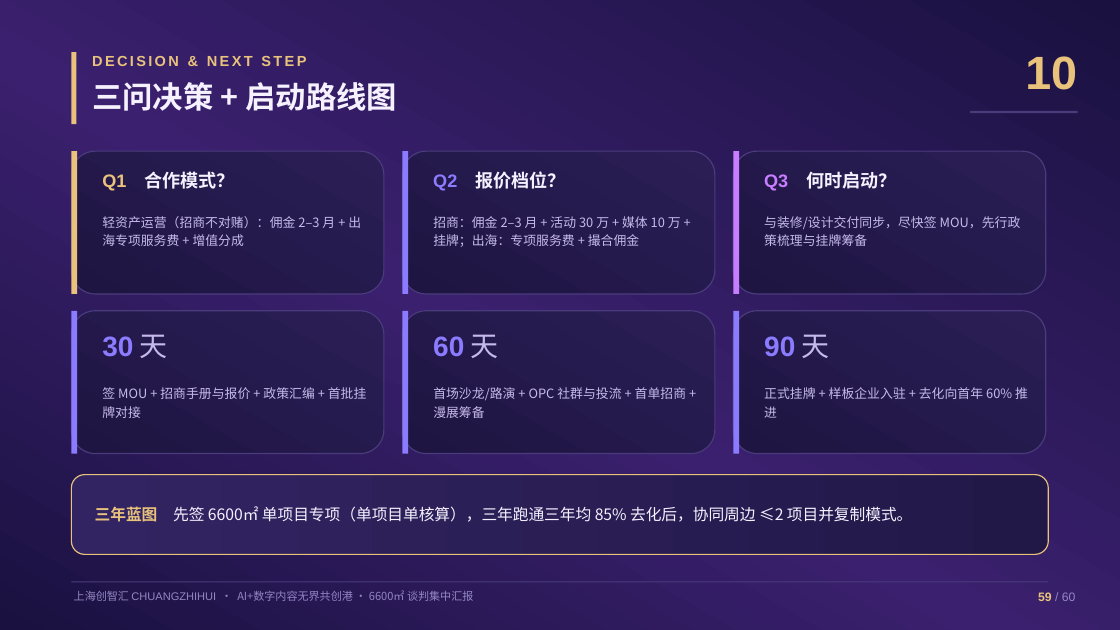
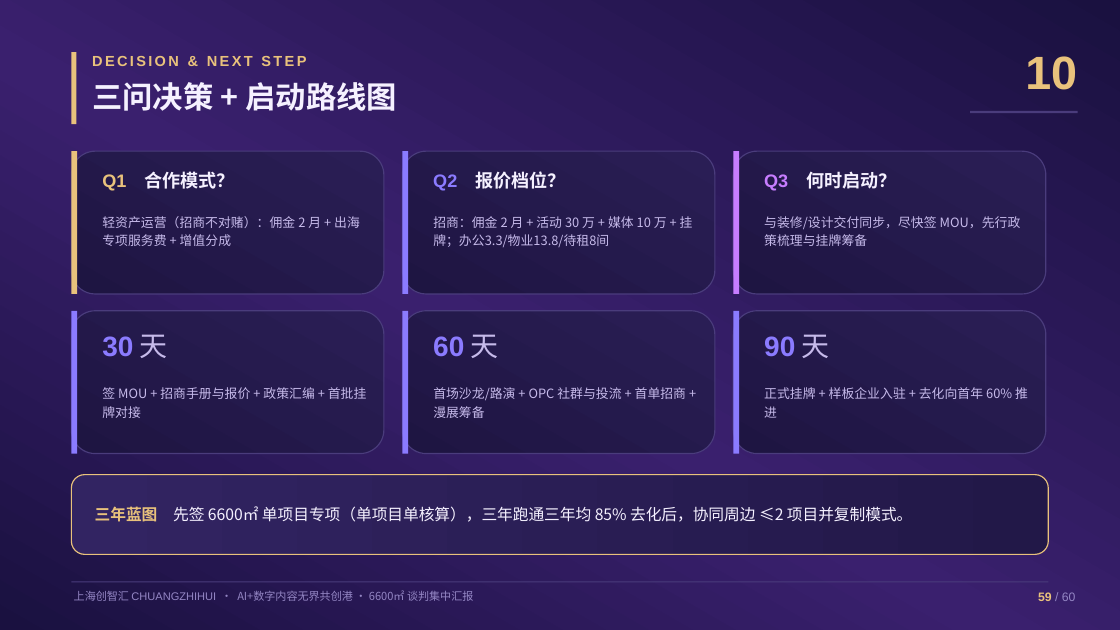
Before and after one commit to hujigang2010-maker/AIDEN, a slide deck: slide 59 of proposal/创智汇6600平合作方案.pptx. Drawn at 1120x630 pixels with LibreOffice and Linux fonts; fonts in the diff are those of the drawing. Boxes give left, top, right and bottom in pixels: in the first picture for what was removed or moved away, otherwise in the second. Text is boxed around its words. In the diff, an @@ line names an element or a change of style, - is before the commit and + after.

```diff
--- a/proposal/创智汇6600平合作方案.pptx
+++ b/proposal/创智汇6600平合作方案.pptx
@@ text at (102, 216, 360, 246): text changed @@
-轻资产运营（招商不对赌）：佣金 2–3 月 + 出海专项服务费 + 增值分成
+轻资产运营（招商不对赌）：佣金 2 月 + 出海专项服务费 + 增值分成
@@ text at (433, 216, 693, 247): text changed @@
-招商：佣金 2–3 月 + 活动 30 万 + 媒体 10 万 + 挂牌；出海：专项服务费 + 撮合佣金
+招商：佣金 2 月 + 活动 30 万 + 媒体 10 万 + 挂牌；办公3.3/物业13.8/待租8间
```
Also in this commit, not shown: 4 other slides changed, 2 slides added, 2 slides removed, 26 other files.
